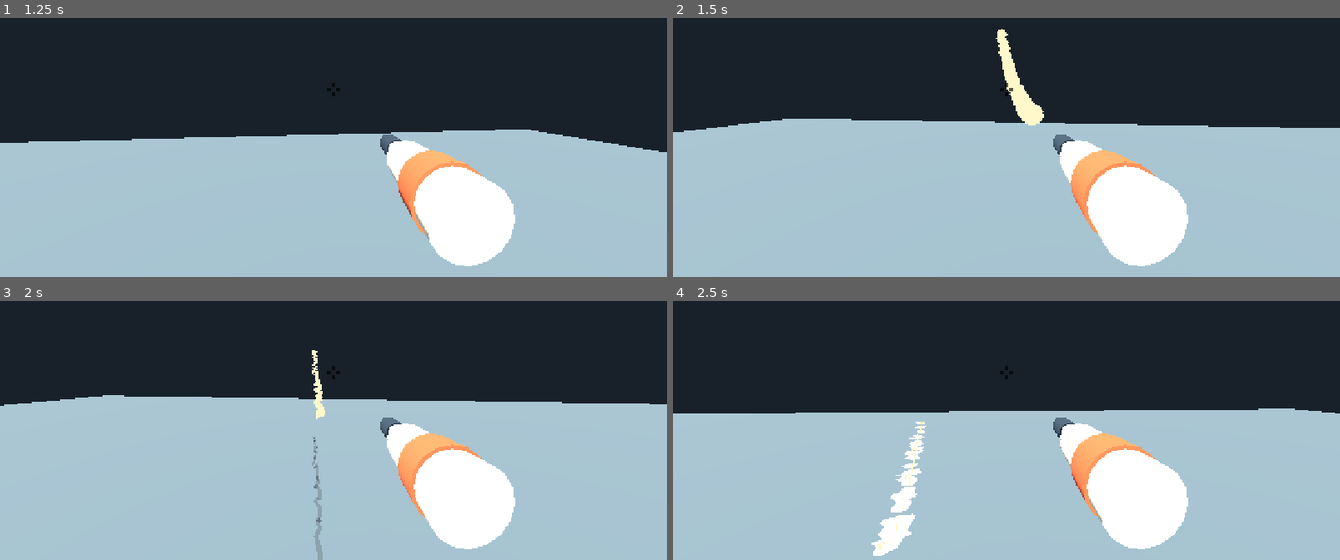
Above: before the commit, frames 1-4 (two rows, left to right).
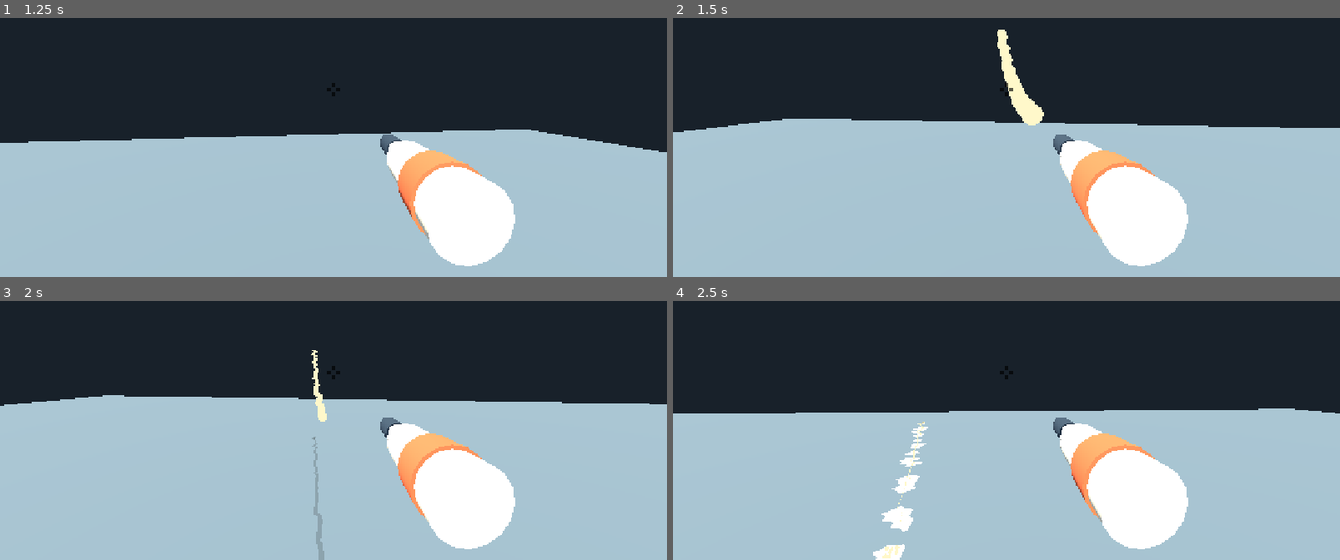
Above: after the commit, the same moments.

Repository: k3vin7/SauceIT-
Game: Godot game, scene res://main.tscn
The game is run twice, just before and just after one commit, with the same random seed, the same clock (stepped at 60 frames per second) and the same inputs.
Inputs (mouse positions are in pixels of both pictures, inside the frame that each line leads up to):
- Up to frame 1 (1.25 s): tap Enter at 0.5 s; move the mouse to (366, 87) at 0.52 s; hold W (move_forward) from 0.53 s (still down); hold Shift (run) from 0.53 s (still down); tap Space (jump) at 0.77 s
- Up to frame 2 (1.5 s): keep holding W (move_forward); move the mouse to (973, 90) at 1.27 s; release Shift (run) at 1.28 s; click (973, 90) at 1.35 s
- Up to frame 3 (2 s): keep holding W (move_forward); tap Space (jump) at 1.52 s; tap Shift (run) at 1.55 s
- Up to frame 4 (2.5 s): keep holding W (move_forward); move the mouse to (1019, 365) at 2.02 s; hold Shift (run) from 2.03 s (still down)

Frame 1 is identical in both runs. In frame 2, less than 0.1% of the frame differs, in the area x 48-56%, y 4-41%; in frame 3, 0.4%; in frame 4, 1.1%, in the area x 29-39%, y 46-100%.

Commit message:
Give the arc room to finish, by making the stream less dense
The cap used to be worth about two and a half seconds of stream, and a
45 degree arc fitted inside it. Doubling the point density and doubling
the cap kept that, but raising extend_speed to 14 afterwards did not:
the same 384 points became 1.23 seconds' worth, and an arc that used to
flow freely now stopped partway up. Checked against the branch point --
at the old speed a 45 degree shot peaked at 164 points of 192, well
clear.

The straightforward fix, a cap of 768, costs 15 ms a frame with two
players firing upward and is still not enough: at this speed a 45 degree
arc stays out for three seconds and wants over 900 points.

So the density comes down instead, 0.045 m to 0.075 m between points.
Fewer points for the same stream, and the cap at 640 is 3.4 seconds of
it -- a 45 degree arc now runs to 533 points and never waits.

  two players firing up at 45 degrees: 15.1 ms a frame -> 10.0
  two players firing level:             7.5 ms a frame ->  4.7

It costs some of how finely the strand samples what it crosses, which is
what the density was raised for: a fast flick across a face marks three
spots rather than five. Still well clear of the one it managed before
any of this.

Droplet lifetime follows the landing rate down to 0.34 s, which is what
the pool holds for two players: 374 x 4 x 0.34 = 509 of 512, and what is
overwritten has 0.003 s left.

Claude-Session: https://claude.ai/code/session_015P14cRDTkxXpfq8Bum7Yfv

Diff:
--- a/scripts/mayo_prototype.gd
+++ b/scripts/mayo_prototype.gd
@@ -111,7 +111,7 @@
 ## How far apart the strand's points are, which is also how finely it samples
 ## what it hits: a sweep across someone's face only marks them where a point
 ## lands, so at 0.09 a quick flick left three dots rather than a line.
-@export_range(0.025, 0.25, 0.005, "suffix:m") var point_spacing := 0.045
+@export_range(0.025, 0.25, 0.005, "suffix:m") var point_spacing := 0.075
 @export_range(0.02, 0.2, 0.001, "suffix:m") var strand_thickness := 0.093
 @export_range(0.0, 0.5, 0.01, "suffix:m") var muzzle_forward_offset := 0.15
 ## Matched to stream_range at extend_speed, so neither silently cuts first:
@@ -135,9 +135,11 @@
 ## the aim standing still. Halved with the speed, so the spread is what it was.
 @export_range(0.0, 0.5, 0.01) var speed_magnitude_jitter := 0.05
 @export_range(0.0, 1.0, 0.01) var inherited_player_velocity := 0.22
-## Scales with the density above: at 0.045 a strand carries twice the points,
-## and a cap left at 192 would cut it short instead of letting it run its range.
-@export_range(32, 768, 1) var maximum_point_count := 384
+## What the nozzle may have in the air at once, and so how long an arc can be
+## before the stream has to wait for some of it to land. Worth reading in
+## seconds: at the current density it is 640 / (14 / 0.075) = 3.4 s of stream,
+## which covers everything but a near-vertical shot.
+@export_range(32, 1024, 1) var maximum_point_count := 640
 ## Adjacent points further apart than this are treated as separate strands: the
 ## ribbon breaks there and no spacing correction is applied. In metres, not in
 ## point spacings -- as a multiple it moved with the point density, so doubling
@@ -188,7 +190,7 @@
 @export_range(0.05, 0.5, 0.01, "suffix:s") var landing_transition_time := 0.16
 ## Kept at what the droplet pool can hold for two players firing at once. See
 ## the note on POOL_SIZE before raising it.
-@export_range(0.1, 2.0, 0.05, "suffix:s") var droplet_lifetime := 0.40
+@export_range(0.1, 2.0, 0.01, "suffix:s") var droplet_lifetime := 0.34
 ## Droplets thrown by one landing. The pool they come from is one per world, not
 ## one per player, so this is multiplied by every strand landing at once: at
 ## seven, two players firing filled all 512 slots and began overwriting droplets
@@ -1653,8 +1655,8 @@
 	#     needed = landings per second x droplets_per_landing x droplet_lifetime
 	#
 	# A landing is one point reaching the floor, so the rate follows
-	# extend_speed / point_spacing: 156 a second per player at the current
-	# density. Two players firing: 311 x 4 x 0.40 = 498, inside 512.
+	# extend_speed / point_spacing: 187 a second per player at the current
+	# speed and density. Two players firing: 374 x 4 x 0.34 = 509, inside 512.
 	#
 	# MAX_CLIENTS caps a session at two players, which is what this is sized
 	# for. Raise it and this needs recomputing -- at four players the same
